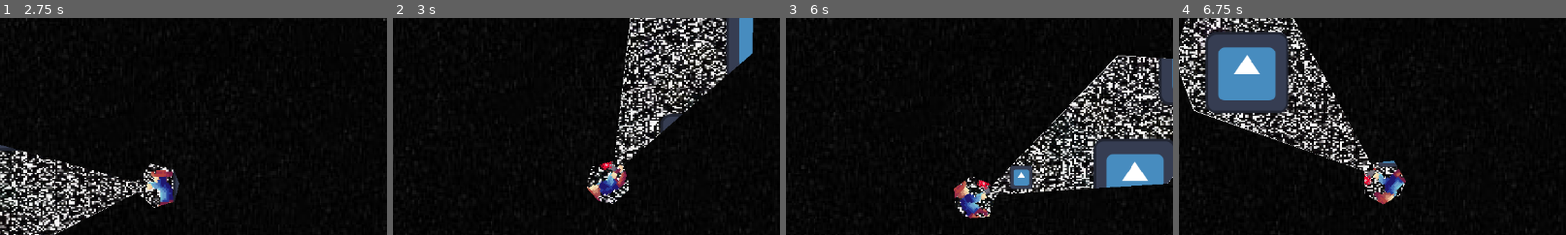
Above: before the commit, frames 1-4 (left to right).
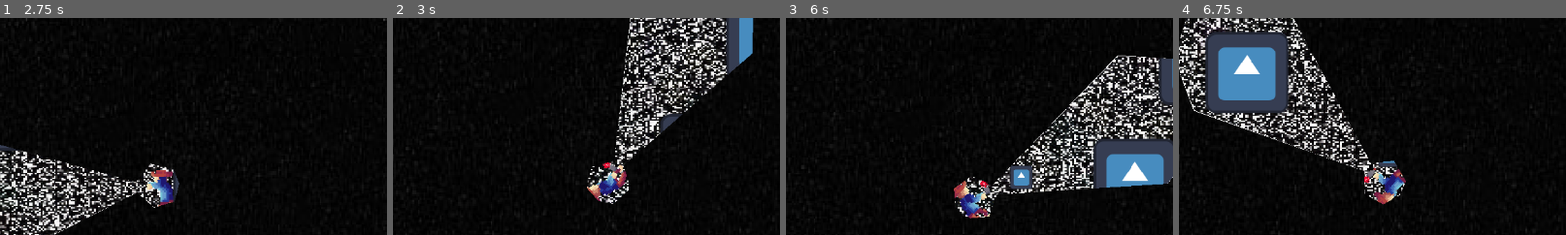
Above: after the commit, the same moments.

Repository: JakeTheHermitCrab/GodotGame-FlashSpace
Game: Godot game, scene res://scenes/start_screen.tscn
Two runs of this game, one before a commit and one after it. Both use one fixed random seed, a clock stepped at 60 frames per second and the inputs below. The engine's default icon, where the game draws it, is replaced by a stand-in: a white triangle on a blue panel in a dark square.
Inputs (mouse positions are % of the whole screen's width and height, from its top left):
- Up to frame 1 (2.75 s): click "START" at 0.5 s; tap Enter (ui_accept) at 1.25, 1.52, 2.27 s; move the mouse to (72, 45) at 1.27 s; hold D (right) from 1.28 s (still down); tap 1 (itemSlot1) at 1.35 s; click (72, 45) at 1.42 s; move the mouse to (30, 55) at 2.02 s; tap 2 (itemSlot2) at 2.1 s
- Up to frame 2 (3 s): move the mouse to (60, 28) at 2.77 s; release D (right) at 2.78 s; hold A (left) from 2.78 s (still down); tap 3 (itemSlot3) at 2.85 s
- Up to frame 3 (6 s): move the mouse to (45, 70) at 3.52 s; release A (left) at 3.53 s; hold D (right) 3.53-5.03 s; click (45, 70) at 3.6 s; tap Enter (ui_accept) at 3.77, 4.52, 5.27 s; move the mouse to (80, 65) at 4.27 s; tap 1 (itemSlot1) at 4.35 s; move the mouse to (20, 35) at 5.02 s; hold A (left) 5.03-5.78 s; tap 2 (itemSlot2) at 5.1 s; move the mouse to (55, 50) at 5.77 s; hold D (right) from 5.78 s (still down); tap 3 (itemSlot3) at 5.85 s; click (55, 50) at 5.92 s
- Up to frame 4 (6.75 s): move the mouse to (35, 25) at 6.52 s; release D (right) at 6.53 s; hold A (left) from 6.53 s (still down); click (35, 25) at 6.6 s
The pictures show only the part of the screen within x 26-76%, y 13-63%; the shares and areas given below are measured in that part.

Frame 1 is identical in both runs. In frame 2, less than 0.1% of the frame differs, in the area x 53-57%, y 66-71%; in frame 3, less than 0.1%; in frame 4, less than 0.1%.

Commit message:
worked on compass functionality

Diff:
--- a/scenes/compas.tscn
+++ b/scenes/compas.tscn
@@ -34,6 +34,40 @@
 "speed": 5.0
 }]
 
+[sub_resource type="GDScript" id="GDScript_5o0v8"]
+script/source = "extends AnimatedSprite2D
+@onready var main = get_tree().current_scene
+var end_pos: Vector2
+
+func _process(delta):
+	if main.instancePos != null:
+		end_pos = main.instancePos
+		var distance = global_position.distance_to(end_pos)
+		if Global.isCompassSelected == 1:
+			if distance < 1000:
+				print(\"super close\")
+			elif distance < 2000:
+				print(\"very close\")
+			elif distance < 3000:
+				print(\"fairly close\")
+			elif distance < 4000:
+				print(\"somewhat close\")
+			elif distance < 5000:
+				print(\"getting close\")
+			elif distance < 6000:
+				print(\"not that far\")
+			elif distance < 7000:
+				print(\"somewhat far\")
+			elif distance < 8000:
+				print(\"kind of far\")
+			elif distance < 9000:
+				print(\"fairly far\")
+			elif distance < 10000:
+				print(\"very far\")
+			else:
+				print(\"extremely far\")
+"
+
 [sub_resource type="RectangleShape2D" id="RectangleShape2D_qaux6"]
 size = Vector2(8, 17)
 
@@ -44,8 +78,10 @@
 sprite_frames = SubResource("SpriteFrames_h0lh2")
 
 [node name="AnimatedSprite2D2" type="AnimatedSprite2D" parent="." unique_id=987766976]
-position = Vector2(1, -11)
+position = Vector2(0.9999995, -10)
+scale = Vector2(0.6333333, 0.7)
 sprite_frames = SubResource("SpriteFrames_8o1yb")
+script = SubResource("GDScript_5o0v8")
 
 [node name="CollisionShape2D" type="CollisionShape2D" parent="." unique_id=339439718]
 position = Vector2(1, -2.5)
--- a/scenes/end_point.tscn
+++ b/scenes/end_point.tscn
@@ -6,7 +6,7 @@
 [sub_resource type="RectangleShape2D" id="RectangleShape2D_5pkkc"]
 size = Vector2(162, 164)
 
-[node name="StaticBody2D" type="Area2D" unique_id=817450531]
+[node name="end" type="Area2D" unique_id=817450531]
 script = ExtResource("1_fs12u")
 
 [node name="Sprite2D" type="Sprite2D" parent="." unique_id=1080072731]
--- a/scenes/end_screen.tscn
+++ b/scenes/end_screen.tscn
@@ -1,6 +1,6 @@
 [gd_scene format=3 uid="uid://mjp018cxanp7"]
 
-[ext_resource type="Script" uid="uid://crri16jb1jm2k" path="res://scenes/label.gd" id="1_6e1uj"]
+[ext_resource type="Script" uid="uid://crri16jb1jm2k" path="res://scripts/label.gd" id="1_6e1uj"]
 [ext_resource type="Script" uid="uid://c7fr1egnqc806" path="res://scripts/end_buttons.gd" id="1_kq7ac"]
 
 [node name="endScreen" type="Node2D" unique_id=119660030]
--- a/scenes/main.tscn
+++ b/scenes/main.tscn
@@ -4,7 +4,7 @@
 [ext_resource type="PackedScene" uid="uid://vuyd4iy5enf8" path="res://scenes/player.tscn" id="1_o5qli"]
 [ext_resource type="PackedScene" uid="uid://bwn71a3u6m4d" path="res://scenes/playerArm.tscn" id="2_0wfyh"]
 [ext_resource type="Script" uid="uid://b4w2yn84xhkdo" path="res://scripts/bg_2.gd" id="2_85g3d"]
-[ext_resource type="Script" uid="uid://dg7x73ec7n1bb" path="res://scenes/navigation_region_2d.gd" id="2_a8y0u"]
+[ext_resource type="Script" uid="uid://dg7x73ec7n1bb" path="res://scripts/navigation_region_2d.gd" id="2_a8y0u"]
 [ext_resource type="Texture2D" uid="uid://b3wqgpvu7mu3h" path="res://assets/cranfield-traditional-etching-ink-soft-black.jpg" id="3_choun"]
 [ext_resource type="PackedScene" uid="uid://cbokvjx62lqru" path="res://scenes/flash_light.tscn" id="3_sugp2"]
 [ext_resource type="Texture2D" uid="uid://gy8rm8chctac" path="res://assets/static.png" id="3_ya4ey"]
--- a/scripts/end_buttons.gd
+++ b/scripts/end_buttons.gd
@@ -15,10 +15,12 @@
 func _on_retry_pressed() -> void:
 	print("retry")
 	Global.playerDeath = 0.0
+	Global.voidDeath = 0.0
 	get_tree().change_scene_to_file("res://scenes/main.tscn")
 
 
 func _on_mainmenu_pressed() -> void:
 	print("main menu")
 	Global.playerDeath = 0.0
+	Global.voidDeath = 0.0
 	get_tree().change_scene_to_file("res://scenes/start_screen.tscn")
--- a/scripts/main.gd
+++ b/scripts/main.gd
@@ -11,8 +11,7 @@
 var enemy = preload("res://scenes/enemy.tscn")
 var objectCount = 700
 var enemyCOunt = 10
-var endx
-var endy
+var instancePos
 
 func _ready():
 	endSpawn()
@@ -57,12 +56,11 @@
 
 func endSpawn():
 	var instance = endPoint.instantiate()
-	var randomPos = Vector2(randf_range(6000,-5000), randf_range(5000,-5000))
+	var randomPos = Vector2(randf_range(-5000, 6000), randf_range(-5000, 5000))
 	instance.global_position = randomPos
 	instance.gameWon.connect(_on_static_body_2d_game_won)
 	add_child(instance)
-	endx = instance.global_position.x
-	endy = instance.global_position.y
+	instancePos = instance.global_position
 
 func enemySpawn():
 	var spawnPosition = []
--- a/scripts/player.gd
+++ b/scripts/player.gd
@@ -7,7 +7,7 @@
 var movement_direction: Vector2 = Vector2.ZERO
 var knockBack: Vector2 = Vector2.ZERO
 var knockBackTimer: float = 0.0
-var health = 5.0
+var health = 10.0
 signal gunHasShot()
 
 func _physics_process(delta: float) -> void:
Renamed: scenes/label.gd -> scripts/label.gd
Renamed: scenes/label.gd.uid -> scripts/label.gd.uid
Renamed: scenes/navigation_region_2d.gd -> scripts/navigation_region_2d.gd
Renamed: scenes/navigation_region_2d.gd.uid -> scripts/navigation_region_2d.gd.uid
